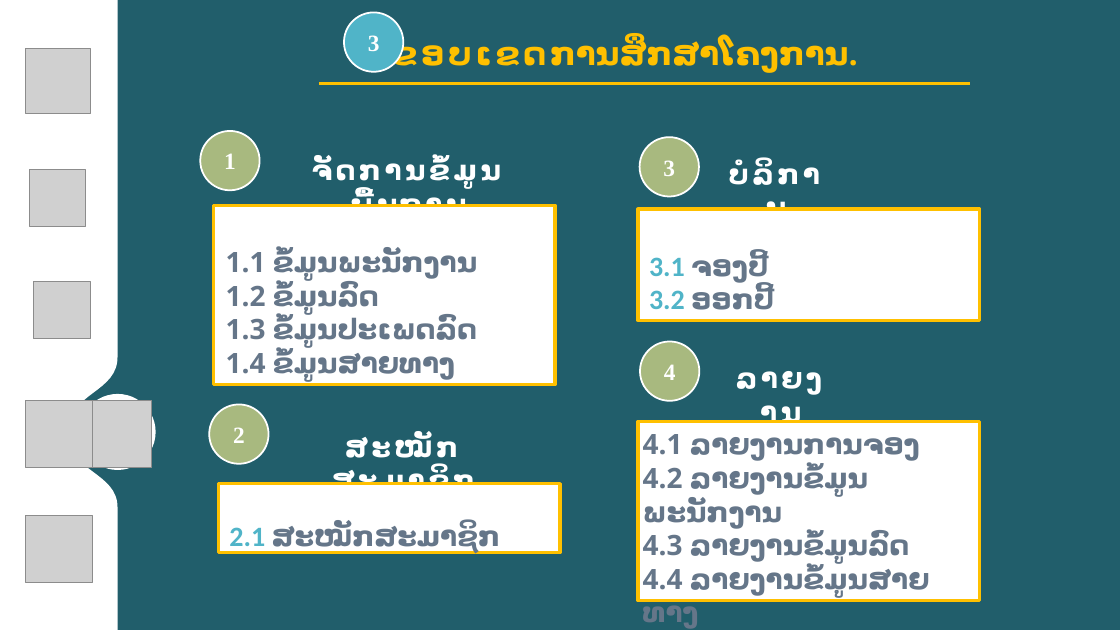
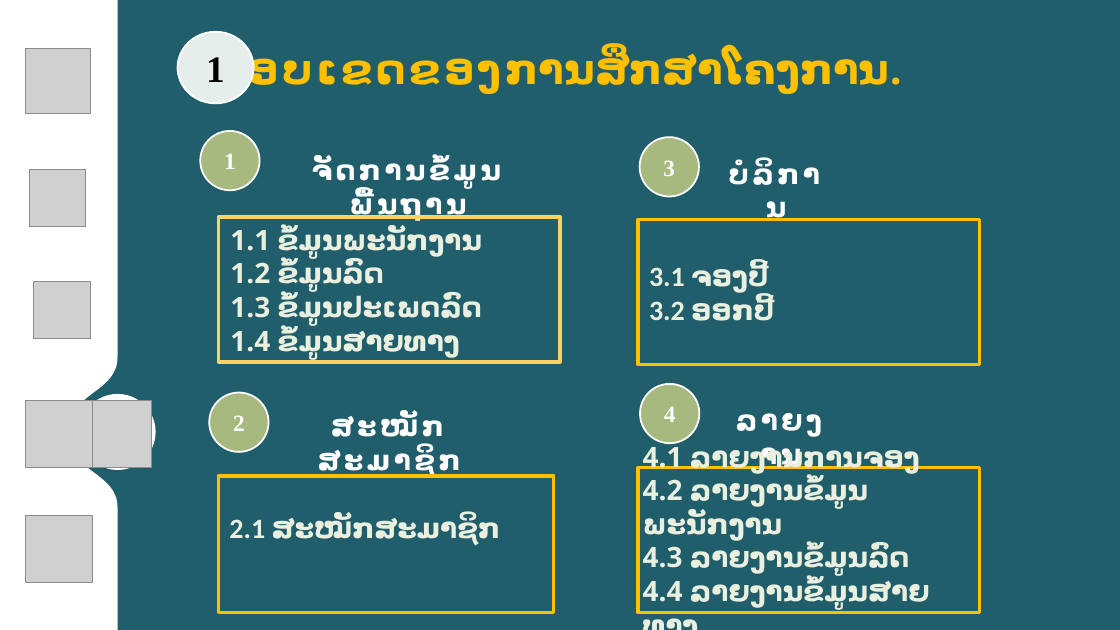
Before and after one commit to Phonekham/BusReservationDocs, a slide deck: slide 9 of Present Final.pptx (slide 5 before the commit). Drawn at 1120x630 pixels with LibreOffice and Linux fonts; fonts in the diff are those of the drawing; grey boxes stand for pictures; background and template pictures are left out. Boxes give left, top, right and bottom in pixels: in the first picture for what was removed or moved away, otherwise in the second. Text is boxed around its words. In the diff, an @@ line names an element or a change of style, - is before the commit and + after.

```diff
--- a/Present Final.pptx
+++ b/Present Final.pptx
@@ ellipse removed at [344,13,404,72] @@
-3
@@ ellipse added at [177,32,254,103], fill #E6EEEB, outline #FFFFFF 1.5 pt, 32 pt, text #000000, bold @@
+1
@@ text at [213,50,901,94]: text changed; size 28 to 36 pt @@
-ຂອບເຂດການສຶກສາໂຄງການ.
+ຂອບເຂດຂອງການສຶກສາໂຄງການ.
@@ line removed from (319, 83) to (970, 83) @@
@@ rectangle "1.1 ຂໍ້ມູນພະນັກງານ": place and size @@
-rectangle "1.1 ຂໍ້ມູນພະນັກງານ" at [213,206,555,385]
+rectangle "1.1 ຂໍ້ມູນພະນັກງານ" at [218,217,560,362]
@@ rectangle "1.1 ຂໍ້ມູນພະນັກງານ" at [218,217,560,362]: text colour #657689 to #EAF0E0; fill #FFFFFF to none; outline #FFC000 3 pt to #FFD266 3 pt @@
@@ rectangle "3.1 ຈອງປີ້": place and size @@
-rectangle "3.1 ຈອງປີ້" at [639,209,981,320]
+rectangle "3.1 ຈອງປີ້" at [639,219,981,365]
@@ rectangle "3.1 ຈອງປີ້" at [639,219,981,365]: text colour gradient #50B4C8 to #9B9256 to #EAF0E0 in "3.1", "3.2"; text colour #657689 to #EAF0E0 in "ຈອງປີ້", "ອອກປີ້"; fill #FFFFFF to none @@
@@ ellipse "4": place and size @@
-ellipse "4" at [640,341,700,401]
+ellipse "4" at [640,384,700,444]
@@ ellipse "2": place and size @@
-ellipse "2" at [209,404,269,464]
+ellipse "2" at [209,392,269,452]
@@ text "ສະໝັກສະມາຊິກ": place and size @@
-text "ສະໝັກສະມາຊິກ" at [436,441,458,458]
+text "ສະໝັກສະມາຊິກ" at [422,420,444,437]
@@ text "ລາຍງານ": place and size @@
-text "ລາຍງານ" at [719,356,842,398]
+text "ລາຍງານ" at [719,399,842,441]
@@ rectangle "4.1 ລາຍງານການຈອງ": place and size @@
-rectangle "4.1 ລາຍງານການຈອງ" at [639,422,981,601]
+rectangle "4.1 ລາຍງານການຈອງ" at [639,467,981,613]
@@ rectangle "4.1 ລາຍງານການຈອງ" at [639,467,981,613]: text colour #657689 to #EAF0E0; fill #FFFFFF to none @@
@@ rectangle "2.1 ສະໝັກສະມາຊິກ": place and size @@
-rectangle "2.1 ສະໝັກສະມາຊິກ" at [218,484,560,553]
+rectangle "2.1 ສະໝັກສະມາຊິກ" at [218,476,554,613]
@@ rectangle "2.1 ສະໝັກສະມາຊິກ" at [218,476,554,613]: text colour gradient #50B4C8 to #9B9256 to #EAF0E0 in "2.1"; text colour #657689 to #EAF0E0 in "ສະໝັກສະມາຊິກ"; fill #FFFFFF to none @@
```
Also in this commit, not shown: 20 other slides changed, 6 slides added, 1 other file.
